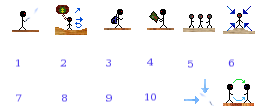
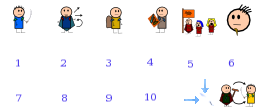
Layer changes from the first 256×110 image to the second:
added layer "ink" above "Quests" over left=13, top=4, right=256, bottom=107
hid "Quests" over left=55, top=5, right=87, bottom=35
hid "Endturn" over left=223, top=79, right=254, bottom=106
hid "Inventory" over left=104, top=9, right=131, bottom=30
hid "Group" over left=183, top=14, right=215, bottom=32
hid "Attack" over left=12, top=6, right=39, bottom=32
hid "Map" over left=147, top=9, right=174, bottom=30
hid "CharInfo" over left=223, top=6, right=255, bottom=34
